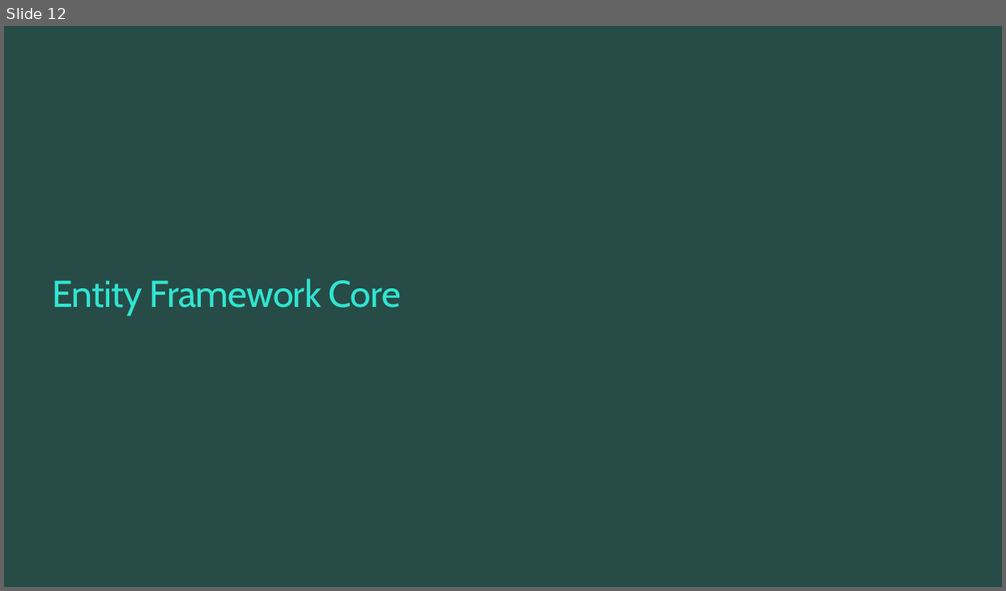
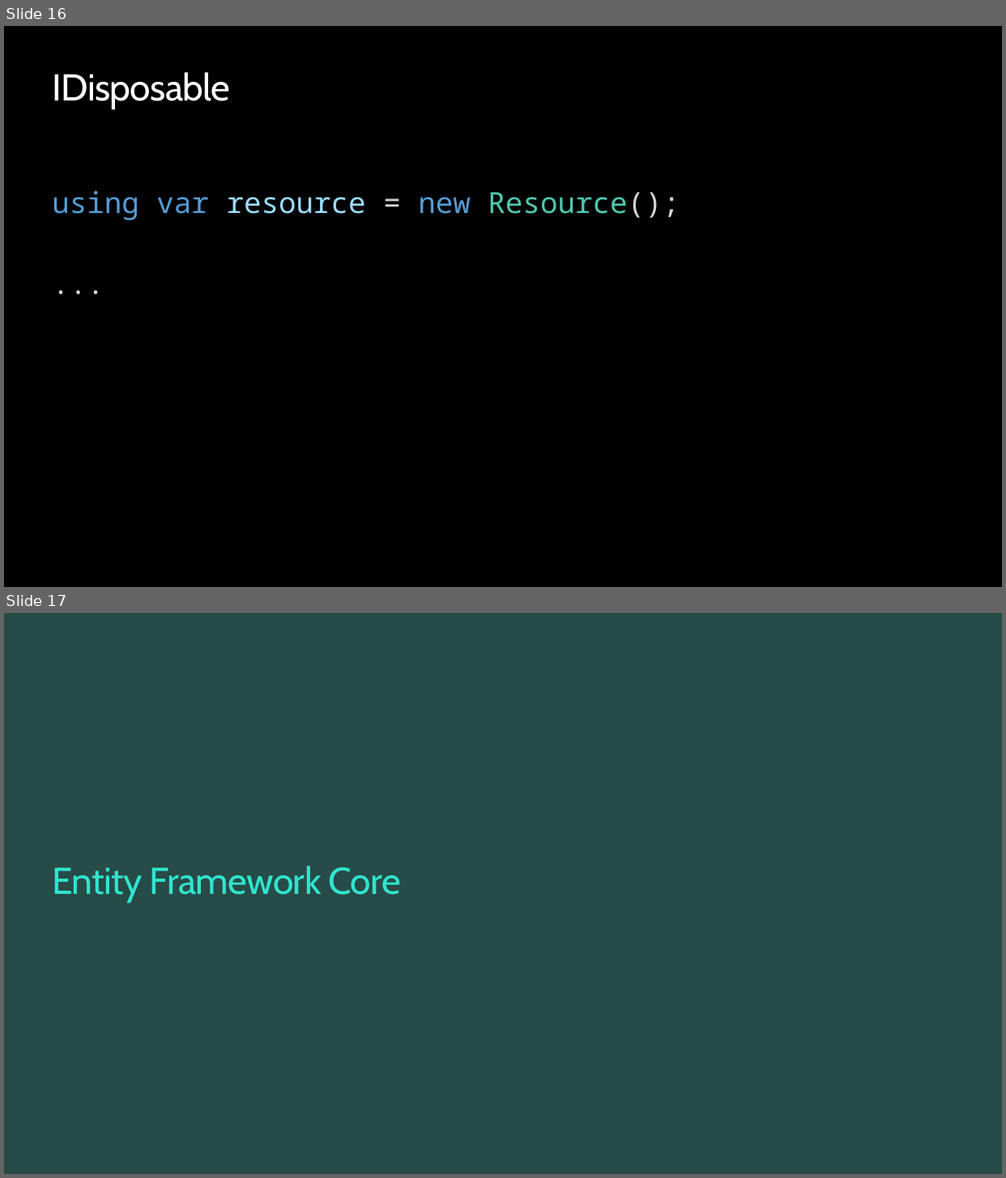
Before and after one commit to ondfisk/BDSA2020, a slide deck: Slides/Lecture04 - Data Access and Entity Framework Core.pptx. Shown one above the other, each under a label of ours: slide 12 before the commit, slides 16 and 17 after it. The pictures are 1006x591 and 1006x1178 pixels, drawn with LibreOffice and Linux fonts; fonts in the diff are those of the drawing; background and template pictures are left out. Boxes give left, top, right and bottom in pixels: in the first picture for what was removed or moved away, otherwise in the second. Text is boxed around its words. In the diff, an @@ line names an element or a change of style, - is before the commit and + after.

```diff
--- a/Slides/Lecture04 - Data Access and Entity Framework Core.pptx
+++ b/Slides/Lecture04 - Data Access and Entity Framework Core.pptx
@@ slide 16 added at <box>4,26,1002,587</box>, background #000000 @@
@@ title added at <box>52,72,230,109</box>, 36 pt, text #FFFFFF @@
+IDisposable
@@ text added at <box>52,190,680,220</box>, 28 pt, text #569CD6 @@
+using var resource = new Resource();
+...
@@ what was slide 12 is now slide 17 @@
```
Also in this commit, not shown: 2 slides changed, 8 other slides added, 2 slides removed, 24 other files.
